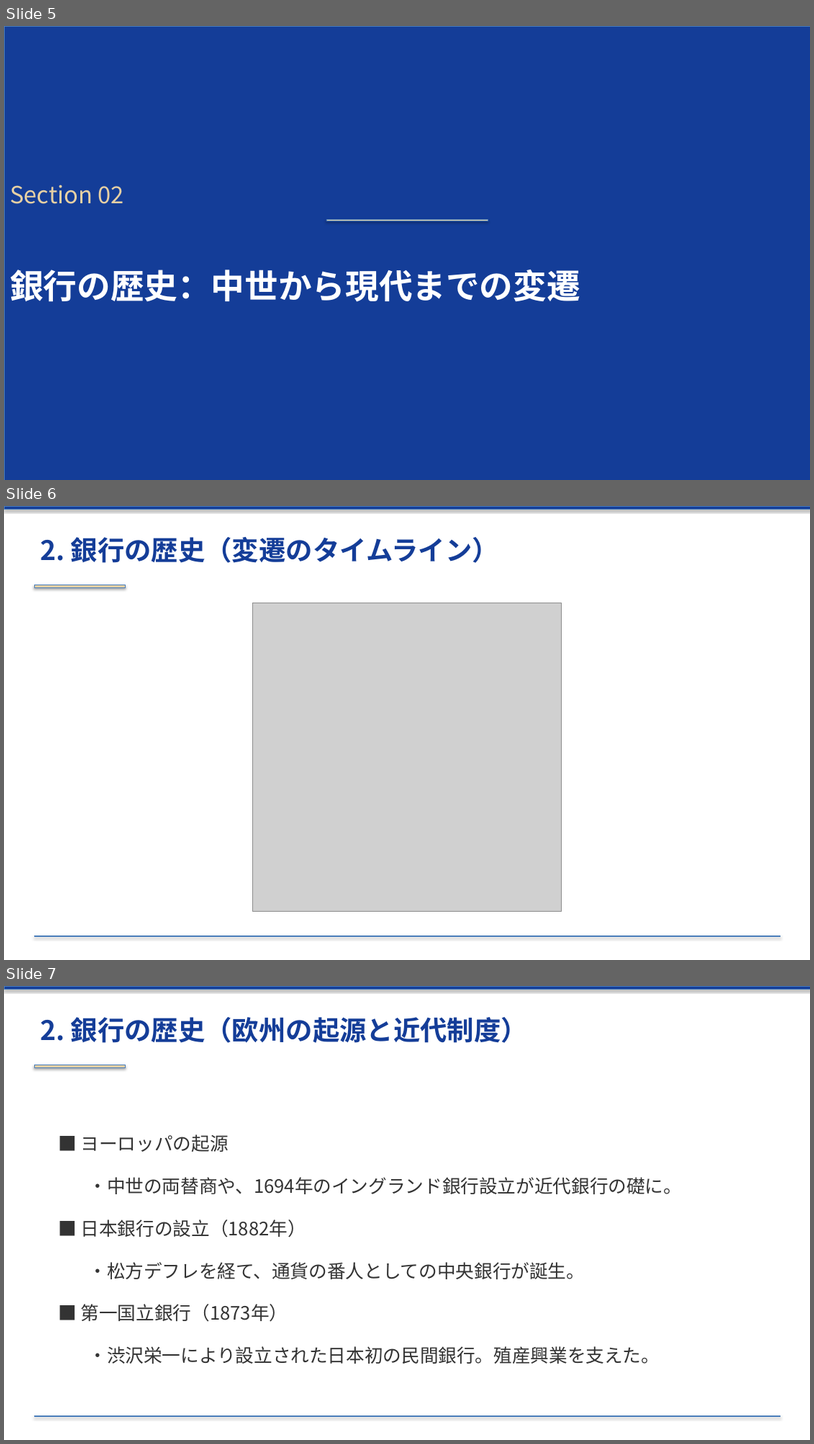
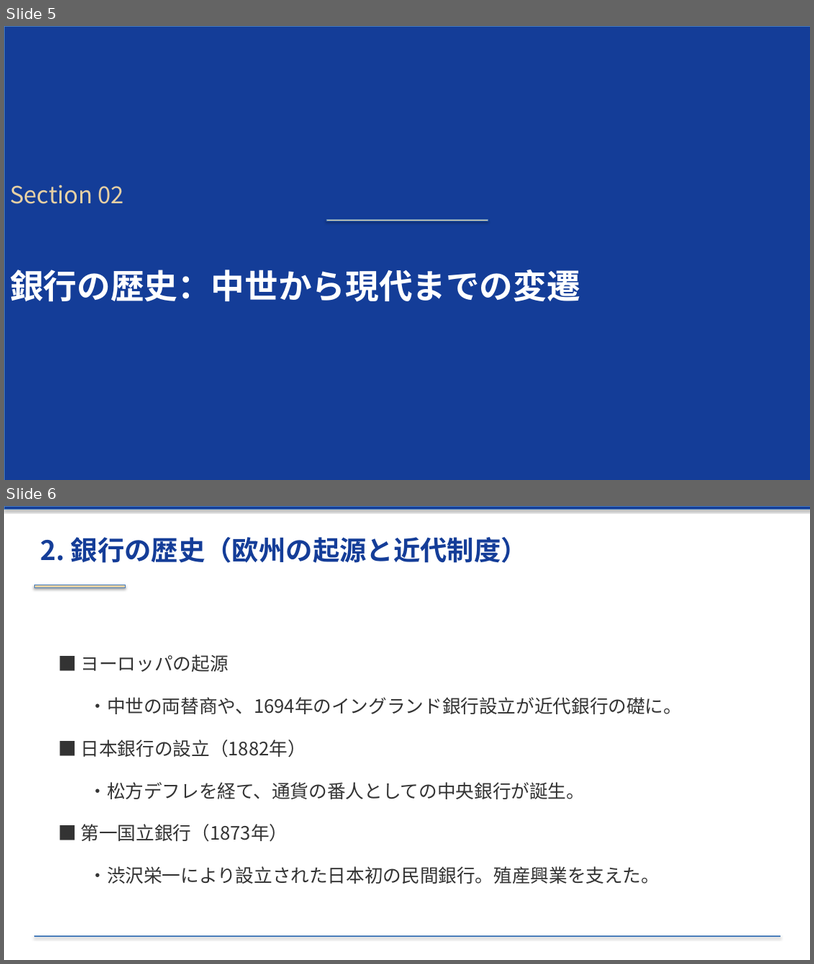
Before and after one commit to xilicrysta/bank-pptx, a slide deck: bank_industry_presentation.pptx. Shown one above the other, each under a label of ours: slides 5, 6 and 7 before the commit, slides 5 and 6 after it. The pictures are 814x1444 and 814x964 pixels, drawn with LibreOffice and Linux fonts; fonts in the diff are those of the drawing; grey boxes stand for pictures. Boxes give left, top, right and bottom in pixels: in the first picture for what was removed or moved away, otherwise in the second. Text is boxed around its words. In the diff, an @@ line names an element or a change of style, - is before the commit and + after.

Commit message:
Remove historical timeline visual slide based on user request

```diff
--- a/bank_industry_presentation.pptx
+++ b/bank_industry_presentation.pptx
@@ slide 6 removed at <box>4,506,810,960</box>, background #FFFFFF @@
@@ rectangle removed at <box>4,506,810,509</box> @@
@@ text removed at <box>40,537,499,563</box> @@
-2. 銀行の歴史（変遷のタイムライン）
@@ rectangle removed at <box>34,584,125,587</box> @@
@@ picture removed at <box>253,602,562,911</box> @@
@@ rectangle removed at <box>34,936,780,936</box> @@
@@ what was slide 7 is now slide 6 @@
```
Also in this commit, not shown: 1 other file.
